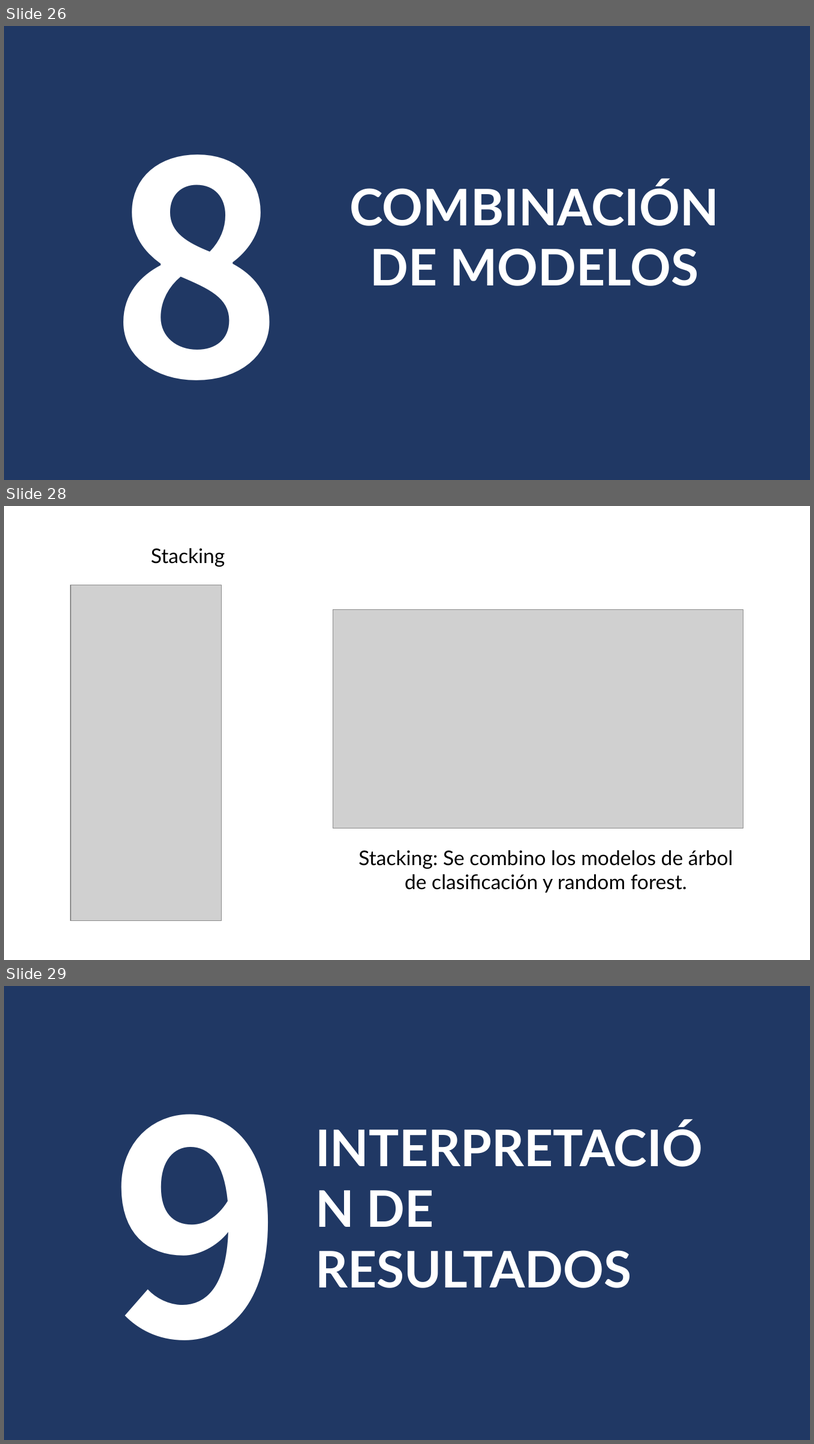
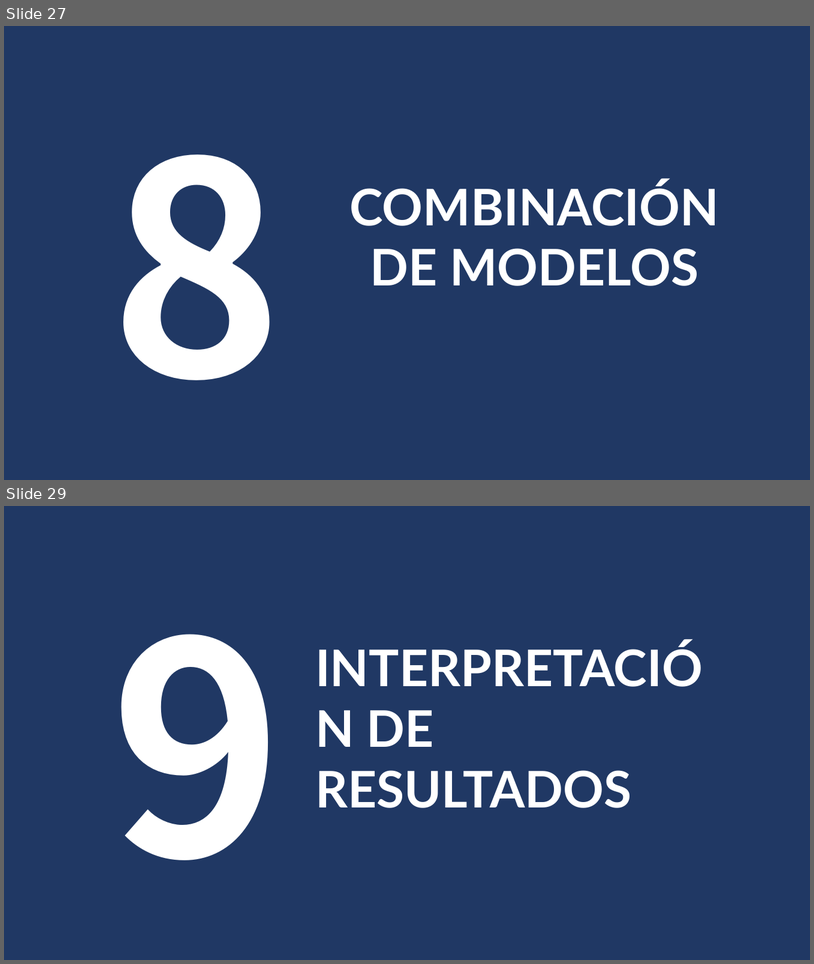
Before and after one commit to luis-gutierre/Proyectos, a slide deck: 1.Enfermedades Cardiovasculares/1.Enfermedades Cardiovasculares.pptx. Shown one above the other, each under a label of ours: slides 26, 28 and 29 before the commit, slides 27 and 29 after it; the slides between them are not shown. The pictures are 814x1444 and 814x964 pixels, drawn with LibreOffice and Linux fonts; fonts in the diff are those of the drawing; grey boxes stand for pictures. Boxes give left, top, right and bottom in pixels: in the first picture for what was removed or moved away, otherwise in the second. Text is boxed around its words. In the diff, an @@ line names an element or a change of style, - is before the commit and + after.

```diff
--- a/1.Enfermedades Cardiovasculares/1.Enfermedades Cardiovasculares.pptx
+++ b/1.Enfermedades Cardiovasculares/1.Enfermedades Cardiovasculares.pptx
@@ slide 28 removed at (x1=4, y1=506, x2=810, y2=960), background #FFFFFF @@
@@ text removed at (x1=151, y1=548, x2=225, y2=567) @@
-Stacking
@@ picture removed at (x1=71, y1=585, x2=221, y2=921) @@
@@ picture removed at (x1=333, y1=609, x2=744, y2=828) @@
@@ text removed at (x1=359, y1=850, x2=734, y2=892) @@
-Stacking: Se combino los modelos de árbol de clasificación y random forest.
@@ what was slide 26 is now slide 27 @@
```
Also in this commit, not shown: 13 slides changed, 9 slides added, 12 other slides removed, 1 other file.
